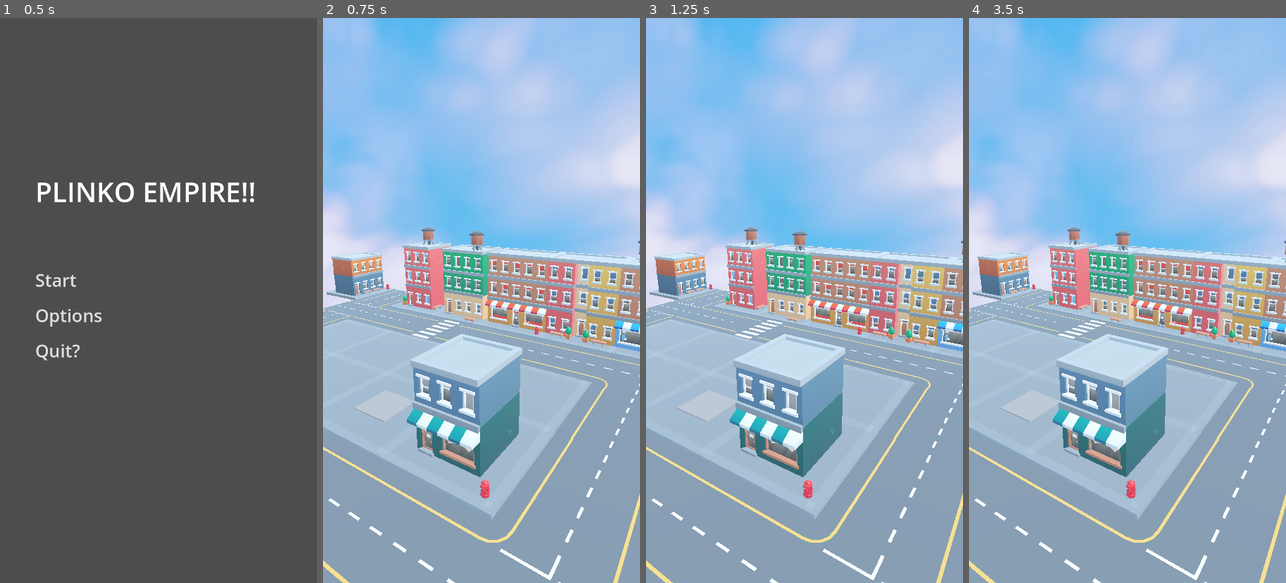
Above: before the commit, frames 1-4 (left to right).
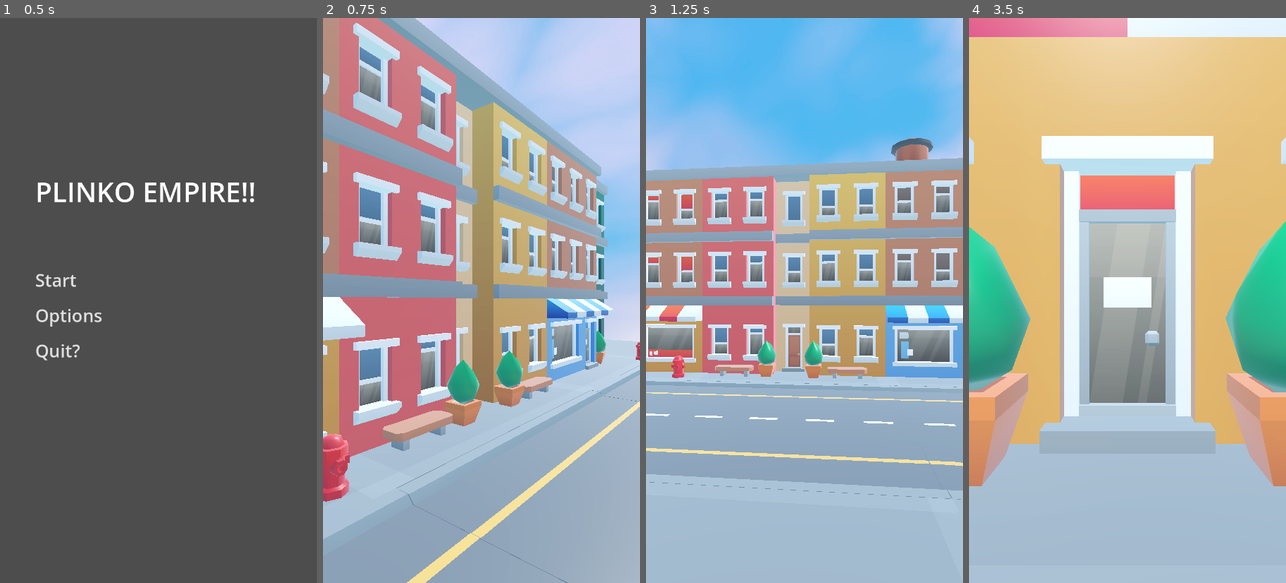
Above: after the commit, the same moments.

Repository: Burns3y/Plinko-Empire
Game: Godot game, scene res://menu.tscn
Same seed, same stepped clock (60 frames per second), same inputs: the game is played once before the commit and once after it.
Inputs (mouse positions are in pixels of both pictures, inside the frame that each line leads up to):
- Up to frame 1 (0.5 s): no input
- Up to frame 2 (0.75 s): click "Start" at 0.5 s
- Up to frame 3 (1.25 s): no input
- Up to frame 4 (3.5 s): move the mouse to (1197, 272) at 1.27 s; click (1197, 272) at 1.35 s; drag from (1064, 328) to (1111, 413) at 2.02 s; move the mouse to (1159, 176) at 2.77 s; click (1159, 176) at 2.85 s

Frame 1 is identical in both runs. In frame 2, 71% of the frame differs, in the area x 0-100%, y 0-100%; in frame 3, 80%; in frame 4, 95%.

Commit message:
feautre cammera transition added
yippie i happy

Diff:
--- a/Scenes/Plinko/map.gd
+++ b/Scenes/Plinko/map.gd
@@ -4,21 +4,22 @@
 @onready var selected_camera: Camera3D = $camreas/Camera3D
 
 var transitionTween: Tween
-var changenum = 0
+signal trans_complete
 
 func _ready():
-	#_CameraIntro()
-	pass
+	_CameraIntro()
 
-#func _CameraIntro():
-	#if selected_camera == $camreas/Camera3D2 and changenum == 0:
-		#_change_camera($camreas/TouchscreenCamera)
-		#changenum += 1
-		#print(changenum)
-	#elif selected_camera == $camreas/Camera3D2 and changenum == 1:
-		#_change_camera($camreas/StartCamera)
-	#else:
-		#_change_camera($camreas/Camera3D2)
+
+func _CameraIntro():
+		selected_camera = $camreas/TransitionCamera
+		if selected_camera == $camreas/TransitionCamera:
+			await _change_camera($camreas/Camera3D2)
+
+			if selected_camera == $camreas/Camera3D2:
+				await _change_camera($camreas/StartCamera)
+
+				if selected_camera == $camreas/StartCamera:
+					_change_camera($camreas/TouchscreenCamera)
 
 
 
@@ -39,6 +40,8 @@
 	TransitionCamera.current = true
 	selected_camera = desired_camera
 
+	await transitionTween.finished
+	emit_signal("trans_complete")
 
 func start_plinko():
 	get_tree().change_scene_to_file("res://Scenes/Plinko/plinko.tscn")
Not shown: 1 places in Scenes/Plinko/plinko.tscn that only renumber resources
Not shown: 1 places in Scenes/map.tscn that only renumber resources
